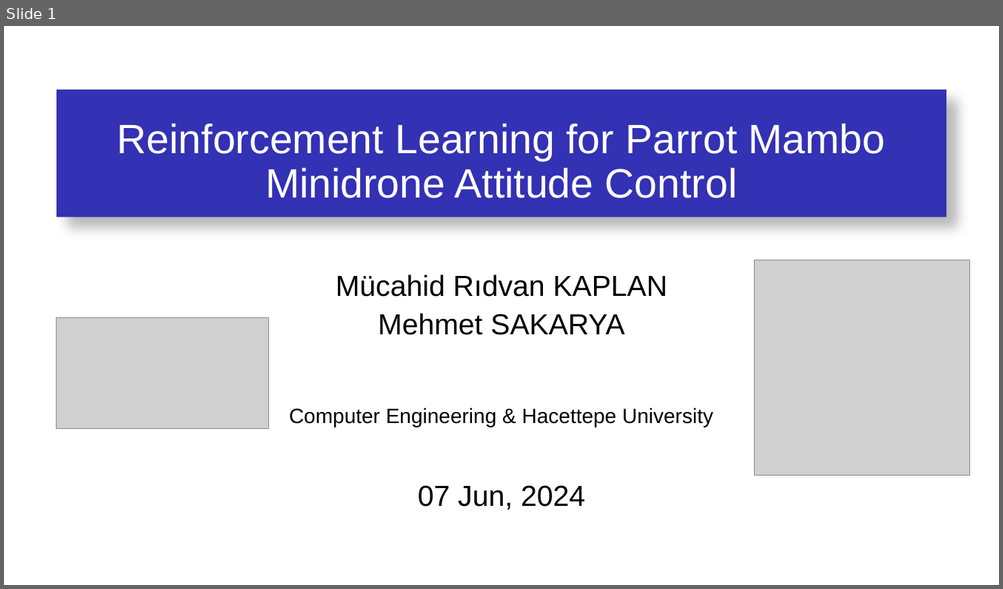
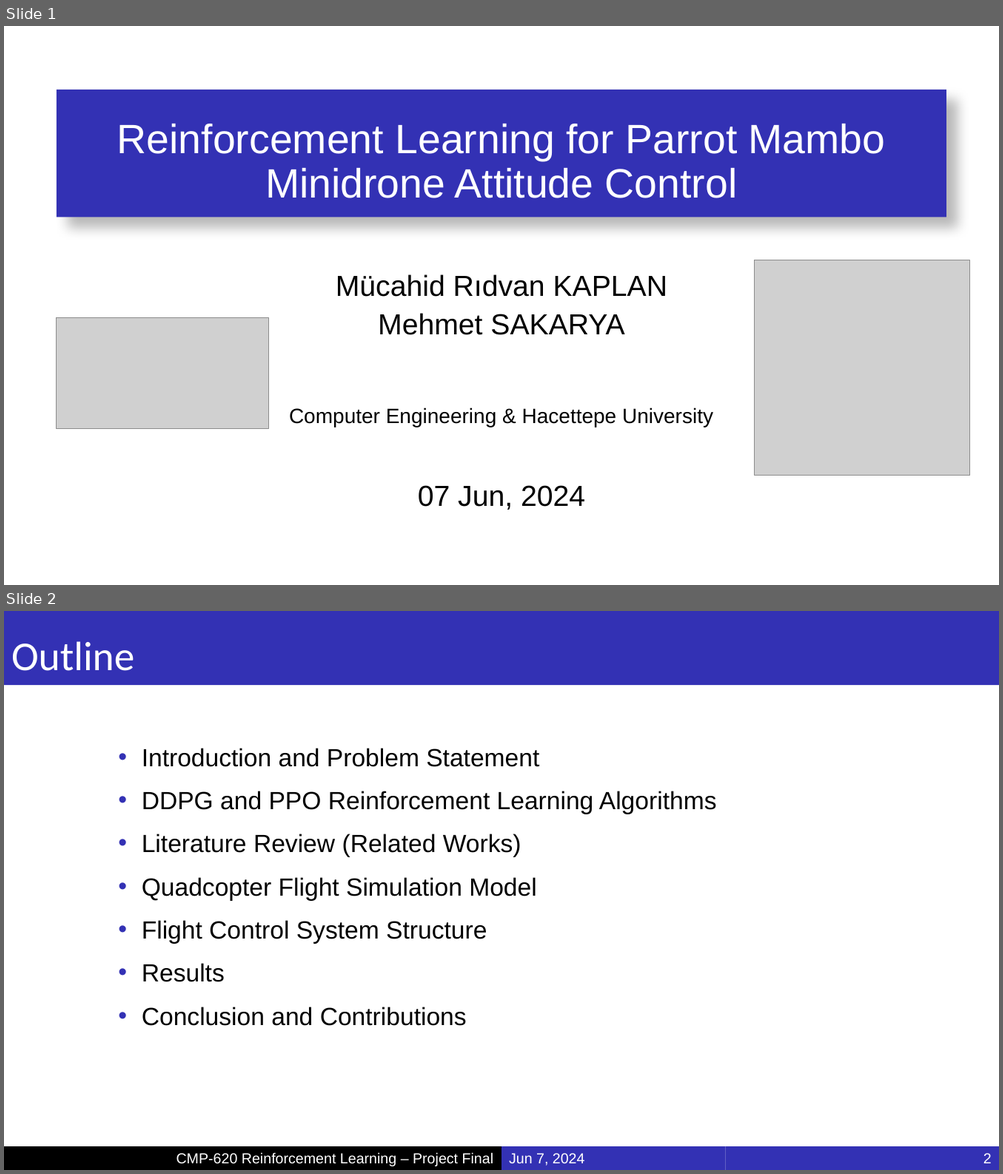
Before and after one commit to MucahidRidvanKaplan/ParrotQuadcopterRL, a slide deck: Presentations/Project_Final.pptx. Shown one above the other, each under a label of ours: slide 1 before the commit, slides 1 and 2 after it. The pictures are 1003x589 and 1003x1174 pixels, drawn with LibreOffice and Linux fonts; fonts in the diff are those of the drawing; grey boxes stand for pictures; background and template pictures are left out. Boxes give left, top, right and bottom in pixels: in the first picture for what was removed or moved away, otherwise in the second. Text is boxed around its words. In the diff, an @@ line names an element or a change of style, - is before the commit and + after.

```diff
--- a/Presentations/Project_Final.pptx
+++ b/Presentations/Project_Final.pptx
@@ slide 2 added at [4, 611, 999, 1170], background #FFFFFF @@
@@ title added at [4, 611, 999, 685], fill #3331B4, 39.6 pt, text #FFFFFF @@
+Outline
@@ text added at [142, 748, 717, 1026], 24 pt, text #000000 @@
+• Introduction and Problem Statement
+• DDPG and PPO Reinforcement Learning Algorithms
+• Literature Review (Related Works)
+• Quadcopter Flight Simulation Model
+      • Flight Control System Structure
+      • Results
+      • Conclusion and Contributions
@@ rectangle added at [4, 1147, 502, 1170], fill #000000, 14 pt, text #FFFFFF @@
+CMP-620 Reinforcement Learning – Project Final
@@ rectangle added at [502, 1147, 726, 1170], fill #3331B4, 14 pt, text #FFFFFF @@
+Jun 7, 2024
@@ page number added at [726, 1147, 999, 1170], fill #3331B4, 14 pt, text #FFFFFF @@
+2
```
Also in this commit, not shown: 21 slides changed, 7 other slides added.
